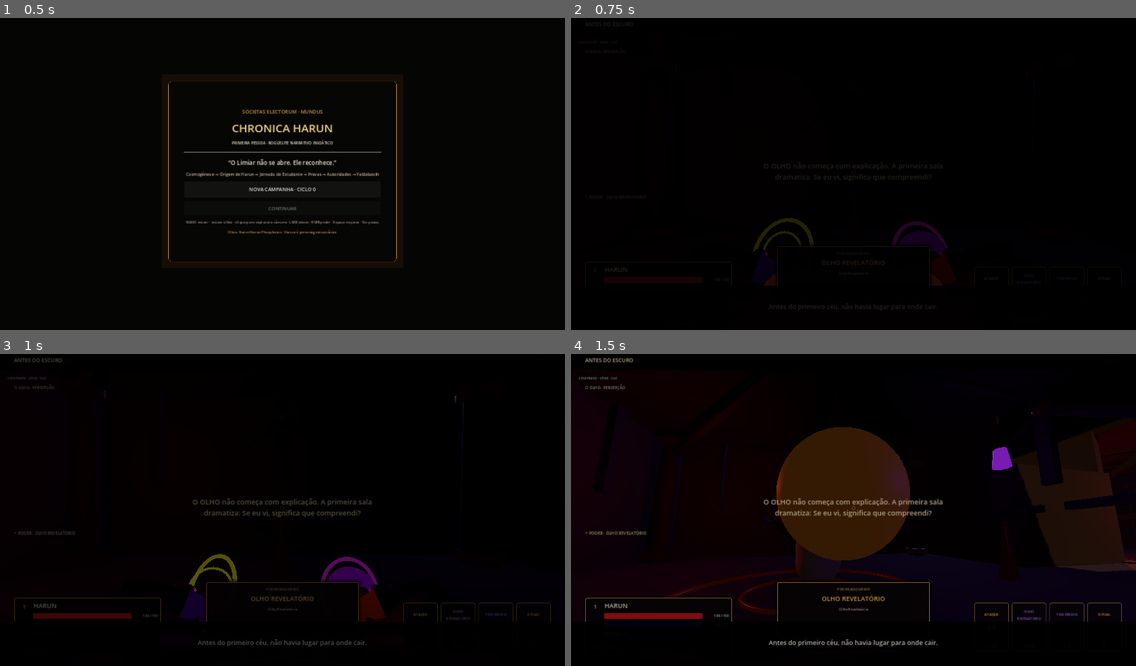
Above: before the commit, frames 1-4 (two rows, left to right).
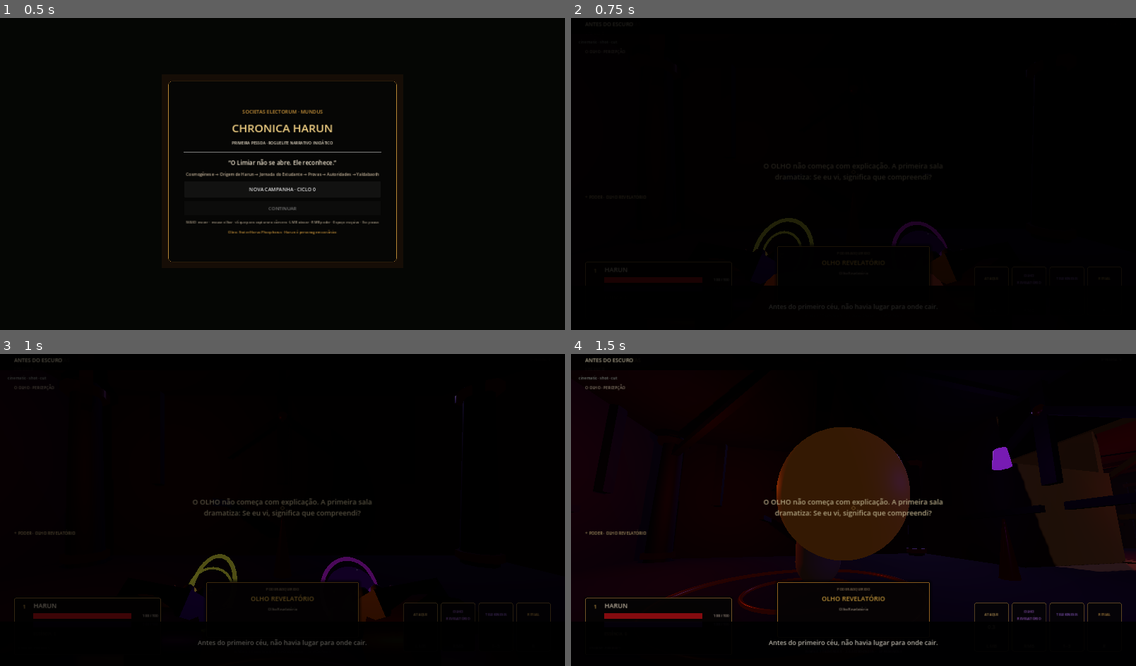
Above: after the commit, the same moments.

Repository: neuralSynapse/societaselectorum
Game: Godot game, scene res://scenes/boot/Main.tscn
Two runs of this game, one before a commit and one after it. Both use one fixed random seed, a clock stepped at 60 frames per second and the inputs below.
Inputs (mouse positions are in pixels of both pictures, inside the frame that each line leads up to):
- Up to frame 1 (0.5 s): no input
- Up to frame 2 (0.75 s): click "NOVA CAMPANHA · CICLO 0" at 0.5 s
- Up to frame 3 (1 s): no input
- Up to frame 4 (1.5 s): tap Enter (ui_accept) at 1.25 s; move the mouse to (881, 506) at 1.27 s; hold W (move_forward) from 1.28 s (still down); hold V (camera_toggle) from 1.28 s (still down); click (881, 506) at 1.42 s

Frame 1 is identical in both runs. In frame 3, 0.3% of the frame differs, in the area x 34-67%, y 68-77%; in frame 4, nothing differs.

Commit message:
feat: rebalance first person occult power palette

Diff:
--- a/game/chronica-harun/scenes/player/Player.tscn
+++ b/game/chronica-harun/scenes/player/Player.tscn
@@ -62,29 +62,29 @@
 roughness = 0.25
 
 [sub_resource type="StandardMaterial3D" id="GoldPowerMaterial"]
-albedo_color = Color(0.95, 0.31, 0.035, 0.92)
-metallic = 0.1
+albedo_color = Color(0.72, 0.38, 0.06, 0.88)
+metallic = 0.14
+roughness = 0.22
+emission_enabled = true
+emission = Color(1, 0.48, 0.08, 1)
+emission_energy_multiplier = 2.4
+transparency = 1
+
+[sub_resource type="StandardMaterial3D" id="VioletPowerMaterial"]
+albedo_color = Color(0.08, 0.018, 0.16, 0.94)
+metallic = 0.22
 roughness = 0.16
 emission_enabled = true
-emission = Color(1, 0.15, 0.015, 1)
-emission_energy_multiplier = 6.0
-transparency = 1
-
-[sub_resource type="StandardMaterial3D" id="VioletPowerMaterial"]
-albedo_color = Color(0.12, 0.012, 0.22, 0.96)
-metallic = 0.25
-roughness = 0.12
-emission_enabled = true
-emission = Color(0.55, 0.02, 1, 1)
-emission_energy_multiplier = 5.0
+emission = Color(0.30, 0.04, 0.62, 1)
+emission_energy_multiplier = 2.2
 
 [sub_resource type="StandardMaterial3D" id="VoidCoreMaterial"]
 albedo_color = Color(0.004, 0.002, 0.008, 1)
 metallic = 0.55
 roughness = 0.06
 emission_enabled = true
-emission = Color(0.19, 0.0, 0.31, 1)
-emission_energy_multiplier = 2.2
+emission = Color(0.10, 0.01, 0.19, 1)
+emission_energy_multiplier = 1.5
 
 [node name="Player" type="CharacterBody3D"]
 script = ExtResource("1")
@@ -213,9 +213,9 @@
 
 [node name="LeftPowerLight" type="OmniLight3D" parent="Head/Camera3D/ViewModelRoot/LeftGauntlet"]
 position = Vector3(0, 0.07, -0.34)
-light_color = Color(1, 0.19, 0.025, 1)
-light_energy = 2.1
-omni_range = 2.1
+light_color = Color(1, 0.42, 0.08, 1)
+light_energy = 0.9
+omni_range = 1.65
 shadow_enabled = false
 
 [node name="RightGauntlet" type="Node3D" parent="Head/Camera3D/ViewModelRoot"]
@@ -300,7 +300,7 @@
 
 [node name="RightPowerLight" type="OmniLight3D" parent="Head/Camera3D/ViewModelRoot/RightGauntlet"]
 position = Vector3(0, 0.06, -0.39)
-light_color = Color(0.48, 0.035, 1, 1)
-light_energy = 1.9
-omni_range = 1.9
+light_color = Color(0.33, 0.05, 0.70, 1)
+light_energy = 0.8
+omni_range = 1.55
 shadow_enabled = false
